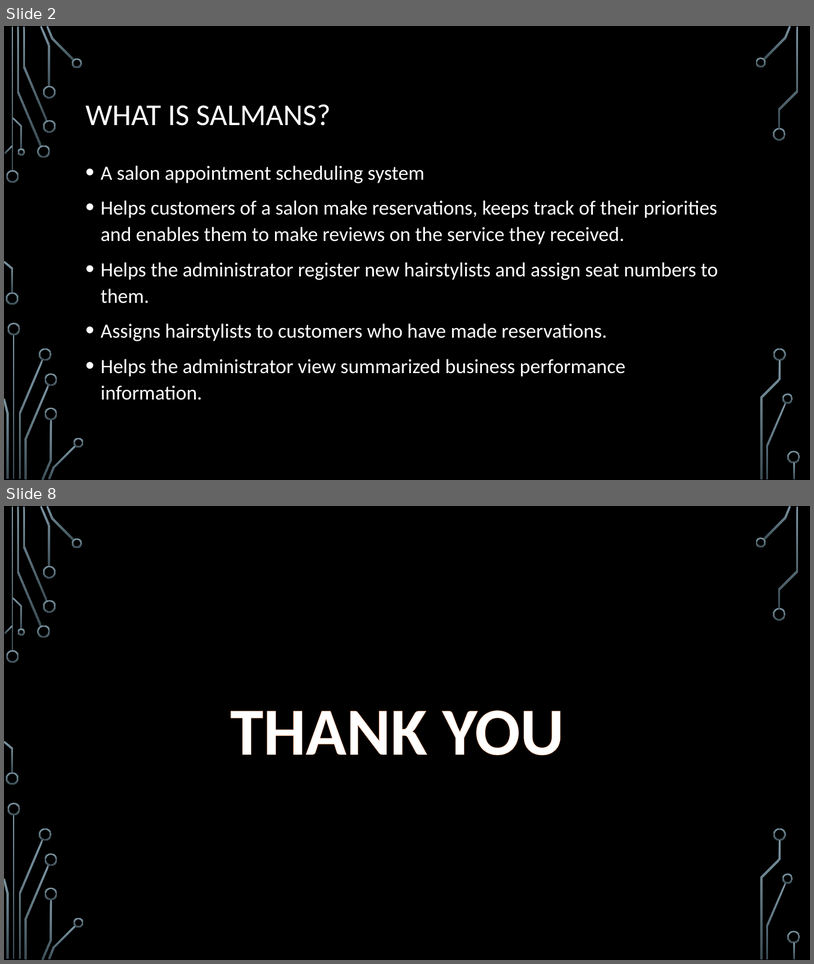
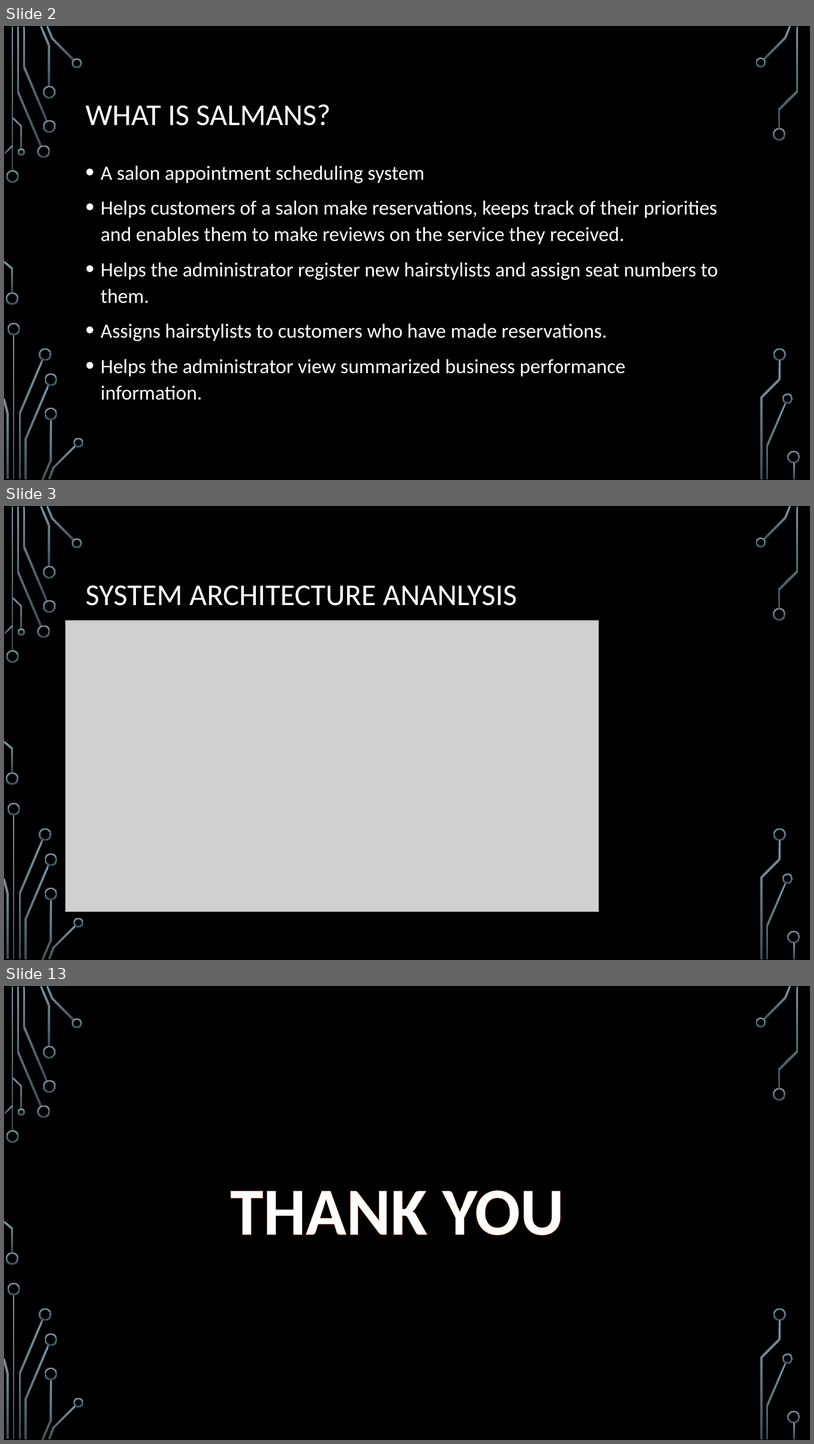
Before and after one commit to JohnLawal/SALMANS, a slide deck: Technical Documentation/projectpresentation.pptx. Shown one above the other, each under a label of ours: slides 2 and 8 before the commit, slides 2, 3 and 13 after it; the slides between them are not shown. The pictures are 814x964 and 814x1444 pixels, drawn with LibreOffice and Linux fonts; fonts in the diff are those of the drawing; grey boxes stand for pictures; background and template pictures are left out. Boxes give left, top, right and bottom in pixels: in the first picture for what was removed or moved away, otherwise in the second. Text is boxed around its words. In the diff, an @@ line names an element or a change of style, - is before the commit and + after.

```diff
--- a/Technical Documentation/projectpresentation.pptx
+++ b/Technical Documentation/projectpresentation.pptx
@@ slide 3 added at [4,506,810,960], background picture (left out); not listed: 36 template elements that a slide beside it also shows @@
@@ title added at [86,585,517,606], 36 pt, text #FFFFFF @@
+SYSTEM ARCHITECTURE ANANLYSIS
@@ picture added at [66,621,599,912] @@
@@ what was slide 8 is now slide 13 @@
```
Also in this commit, not shown: 3 slides changed, 6 other slides added, 2 slides removed, 6 other files.
